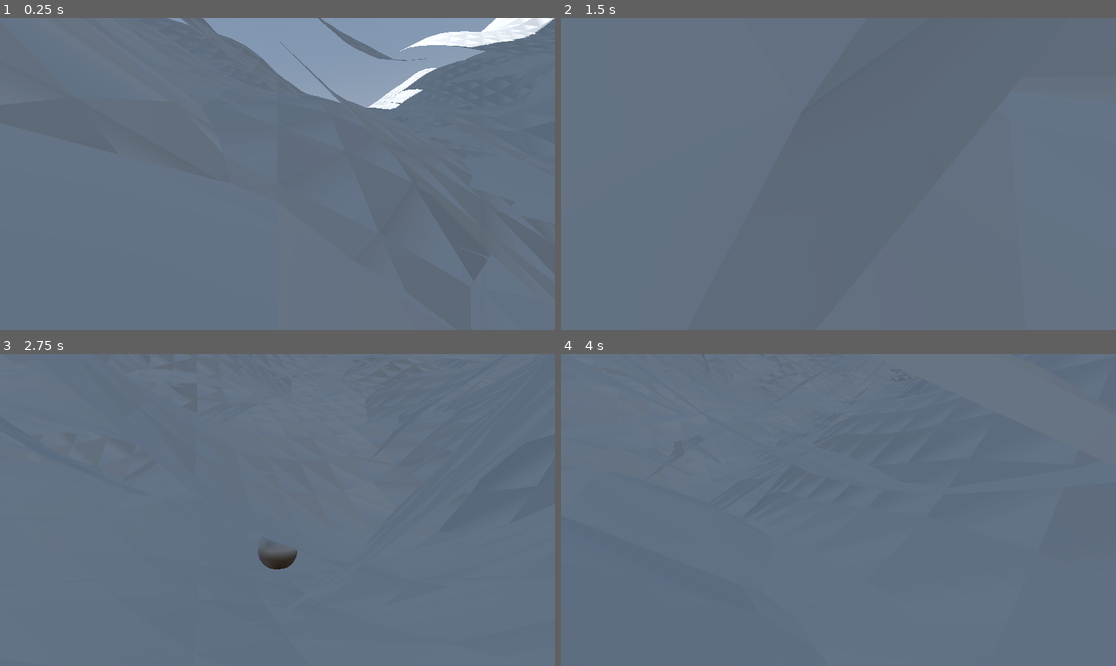
Above: before the commit, frames 1-4 (two rows, left to right).
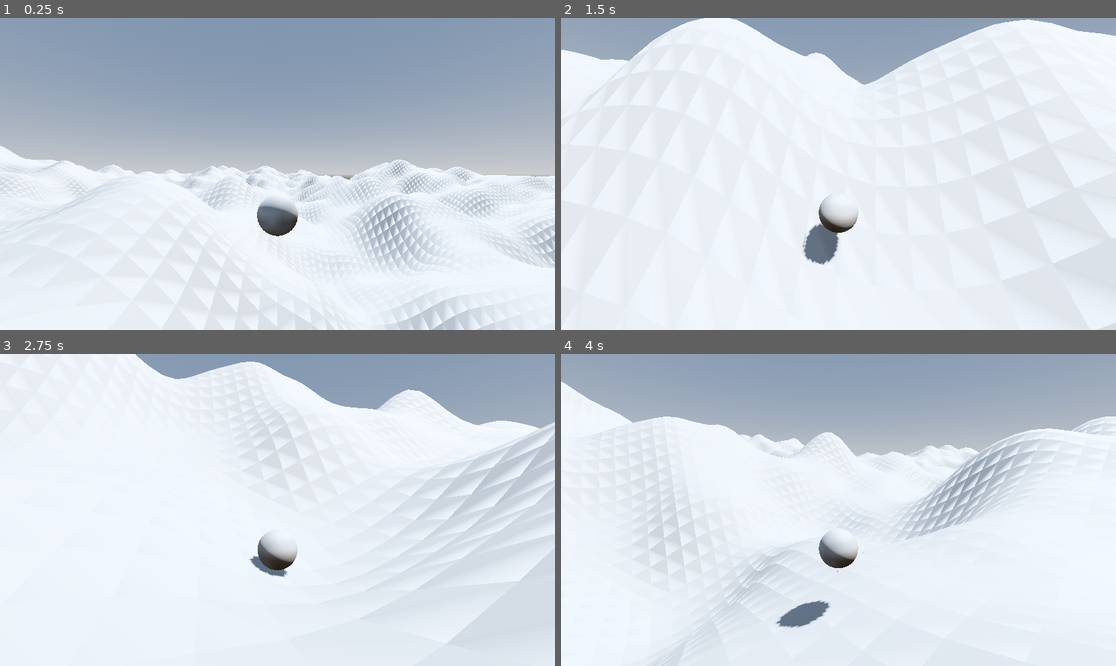
Above: after the commit, the same moments.

Repository: westonkelliher/GetHeavy
Game: Godot game, scene res://world.tscn
Two runs of this game, one before a commit and one after it. Both use one fixed random seed, a clock stepped at 60 frames per second and the inputs below.
Inputs (mouse positions are in pixels of both pictures, inside the frame that each line leads up to):
- Up to frame 1 (0.25 s): no input
- Up to frame 2 (1.5 s): move the mouse to (960, 158) at 0.52 s; tap Space (heavy) at 0.6, 1.35 s; click (960, 158) at 0.67 s; move the mouse to (810, 174) at 1.27 s; click (810, 174) at 1.42 s
- Up to frame 3 (2.75 s): move the mouse to (288, 503) at 2.02 s; tap Space (heavy) at 2.1 s; click (288, 503) at 2.17 s
- Up to frame 4 (4 s): move the mouse to (832, 516) at 2.77 s; tap Space (heavy) at 2.85, 3.6 s; click (832, 516) at 2.92 s; move the mouse to (877, 513) at 3.52 s; click (877, 513) at 3.67 s

The runs differ from the first frame. In frame 1, 92% of the frame differs, in the area x 0-100%, y 0-100%; in frame 2, 99%; in frame 3, 100%; in frame 4, 100%.

Commit message:
terrain meshes: single function for all mesh arrays

Diff:
--- a/sin_body.gd
+++ b/sin_body.gd
@@ -46,33 +46,36 @@
 
 
 func build_mesh(map_data: PackedFloat32Array) -> void:
-	var vertices := height_map_to_vectors(map_data)
-	var normals := height_map_to_normals(map_data)
+	#var vertices := height_map_to_vectors(map_data)
+	#var normals := height_map_to_normals(map_data)
 	#
-	#var arr_mesh := ArrayMesh.new()
-	var arrays := []
-	arrays.resize(Mesh.ARRAY_MAX)
-	arrays[Mesh.ARRAY_VERTEX] = vertices
-	arrays[Mesh.ARRAY_NORMAL] = normals
+	#
+	var arrays := build_mesh_arrays(map_data)#[]
+	#arrays.resize(Mesh.ARRAY_MAX)
+	#arrays[Mesh.ARRAY_VERTEX] = vertices
+	#arrays[Mesh.ARRAY_NORMAL] = normals
 	# Create the Mesh.
-	$Mesh.mesh.add_surface_from_arrays(Mesh.PRIMITIVE_TRIANGLES, arrays)
-	#var meshIns := MeshInstance3D.new()
-	#meshIns.mesh = arr_mesh
-	#add_child(meshIns)
+	var arr_mesh := ArrayMesh.new()
+	arr_mesh.add_surface_from_arrays(Mesh.PRIMITIVE_TRIANGLES, arrays)
+	var meshIns := MeshInstance3D.new()
+	meshIns.mesh = arr_mesh
+	add_child(meshIns)
 	#return arr_mesh
 
 
 func build_mesh_arrays(heights: PackedFloat32Array) -> Array:
-	var arrays := []
-	arrays.resize(Mesh.ARRAY_MAX)
-	return arrays
-
-# 5 vectors (2 triangles) per square
-func height_map_to_vectors(heights: PackedFloat32Array) -> PackedVector3Array:
-	var vecs := PackedVector3Array()
+	var vertices := PackedVector3Array()
+	var normals := PackedVector3Array()
+	var colors := PackedColorArray()
+	var green1 := Color(0.5, 1.0, 0.5, 1.0)
+	var green2 := Color(0.6, 0.9, 0.5, 1.0)
 	var h_i := 0
 	for z in range(SIZE.y-1):
 		for x in range(SIZE.x-1): # I'm assuming x-major order
+			var color := green1
+			if (x%2 == z%2):
+				color = green2
+			#
 			var vx := x-16
 			var vz := z-16
 			var h1 := get_height(x,z)
@@ -83,44 +86,42 @@
 			var v3 := Vector3(vx, h3-MESH_OFFSET_Y, vz+1)
 			var h4 := get_height(x+1,z+1)
 			var v4 := Vector3(vx+1, h4-MESH_OFFSET_Y, vz+1)
+			#
 			h_i += 1
-			vecs.push_back(v1)
-			vecs.push_back(v2)
-			vecs.push_back(v3)
-			vecs.push_back(v4)
-			vecs.push_back(v3)
-			vecs.push_back(v2)
-	return vecs
-
-func height_map_to_normals(heights: PackedFloat32Array) -> PackedVector3Array:
-	var vecs := PackedVector3Array()
-	var h_i := 0
-	for z in range(SIZE.y-1):
-		for x in range(SIZE.x-1): # I'm assuming x-major order
-			var h1 := get_height(x,z)
-			var v1 := Vector3(x, h1-MESH_OFFSET_Y, z)
-			var h2 := get_height(x+1,z)
-			var v2 := Vector3(x+1, h2-MESH_OFFSET_Y, z)
-			var h3 := get_height(x,z+1)
-			var v3 := Vector3(x, h3-MESH_OFFSET_Y, z+1)
-			var h4 := get_height(x+1,z+1)
-			var v4 := Vector3(x+1, h4-MESH_OFFSET_Y, z+1)
 			#
 			var n123 := (v1-v2).cross(v3-v1)
 			var n432 := (v4-v3).cross(v2-v4)
 			#
-			h_i += 1
-			vecs.push_back(n123)
-			vecs.push_back(n123)
-			vecs.push_back(n123)
-			vecs.push_back(Vector3.UP)
-			vecs.push_back(n432)
-			vecs.push_back(n432)
-	return vecs
+			vertices.push_back(v1)
+			vertices.push_back(v2)
+			vertices.push_back(v3)
+			vertices.push_back(v4)
+			vertices.push_back(v3)
+			vertices.push_back(v2)
+			#
+			normals.push_back(n123)
+			normals.push_back(n123)
+			normals.push_back(n123)
+			normals.push_back(Vector3.UP)
+			normals.push_back(n432)
+			normals.push_back(n432)
+			#
+			colors.push_back(color)
+			colors.push_back(color)
+			colors.push_back(color)
+			colors.push_back(color)
+			colors.push_back(color)
+			colors.push_back(color)
+			#
+	#
+	var arrays := []
+	arrays.resize(Mesh.ARRAY_MAX)
+	arrays[Mesh.ARRAY_VERTEX] = vertices
+	arrays[Mesh.ARRAY_NORMAL] = normals
+	arrays[Mesh.ARRAY_COLOR] = colors
+	#
+	return arrays
 
-#
-#
-#
 
 func get_height(x: int, y: int) -> float:
 	return $Shape.shape.map_data[y*SIZE.x + x]
--- a/sin_body.tscn
+++ b/sin_body.tscn
@@ -7,8 +7,6 @@
 map_depth = 33
 map_data = PackedFloat32Array(-0.874534, 0.166464, 0.97235, 1.36018, 1.32263, 1.02085, 0.645413, 0.277411, -0.123678, - …(10530 unchanged characters)…
 
-[sub_resource type="ArrayMesh" id="ArrayMesh_eb5a3"]
-
 [node name="SinBody" type="StaticBody3D"]
 script = ExtResource("1_7kq0v")
 
@@ -16,4 +14,3 @@
 shape = SubResource("HeightMapShape3D_eb5a3")
 
 [node name="Mesh" type="MeshInstance3D" parent="."]
-mesh = SubResource("ArrayMesh_eb5a3")
--- a/terrain.tscn
+++ b/terrain.tscn
@@ -1,11 +1,6 @@
-[gd_scene load_steps=3 format=3 uid="uid://dmddvsb2d3rcu"]
+[gd_scene load_steps=2 format=3 uid="uid://dmddvsb2d3rcu"]
 
 [ext_resource type="Script" uid="uid://s0yvhogm11sr" path="res://terrain.gd" id="1_206su"]
 
-[sub_resource type="ArrayMesh" id="ArrayMesh_206su"]
-
 [node name="Terrain" type="Node3D"]
 script = ExtResource("1_206su")
-
-[node name="Mesh" type="MeshInstance3D" parent="."]
-mesh = SubResource("ArrayMesh_206su")
Not shown: 1 places in sin_body.tscn that only renumber resources
